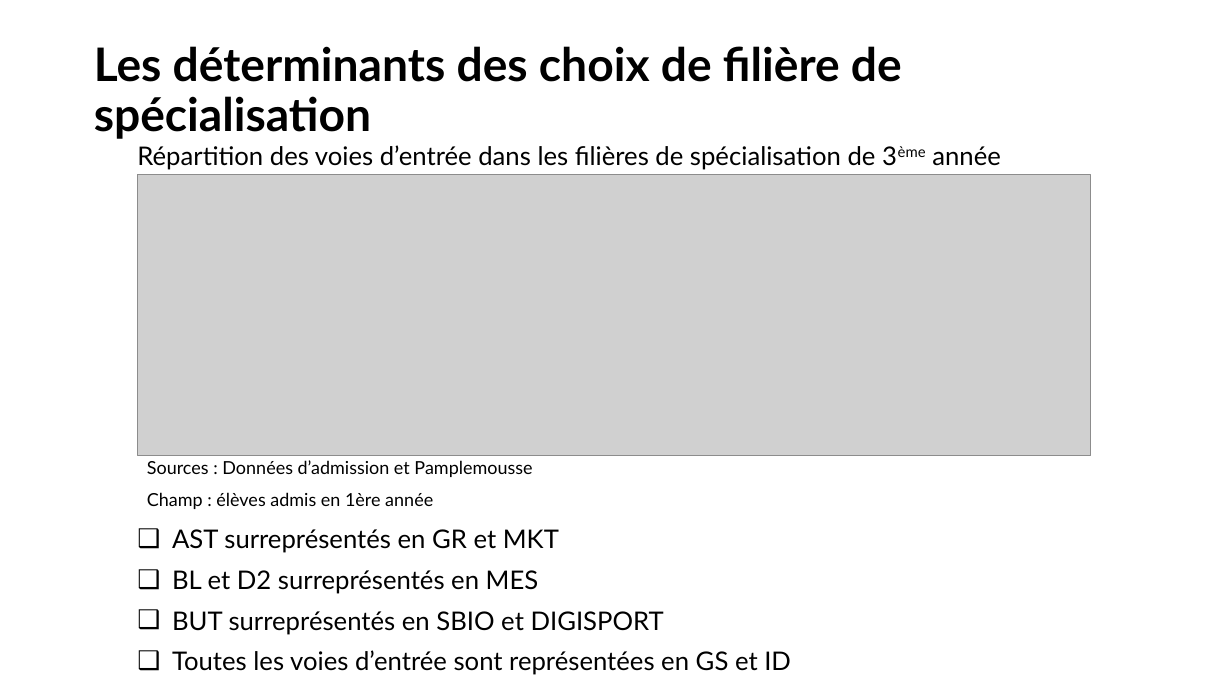
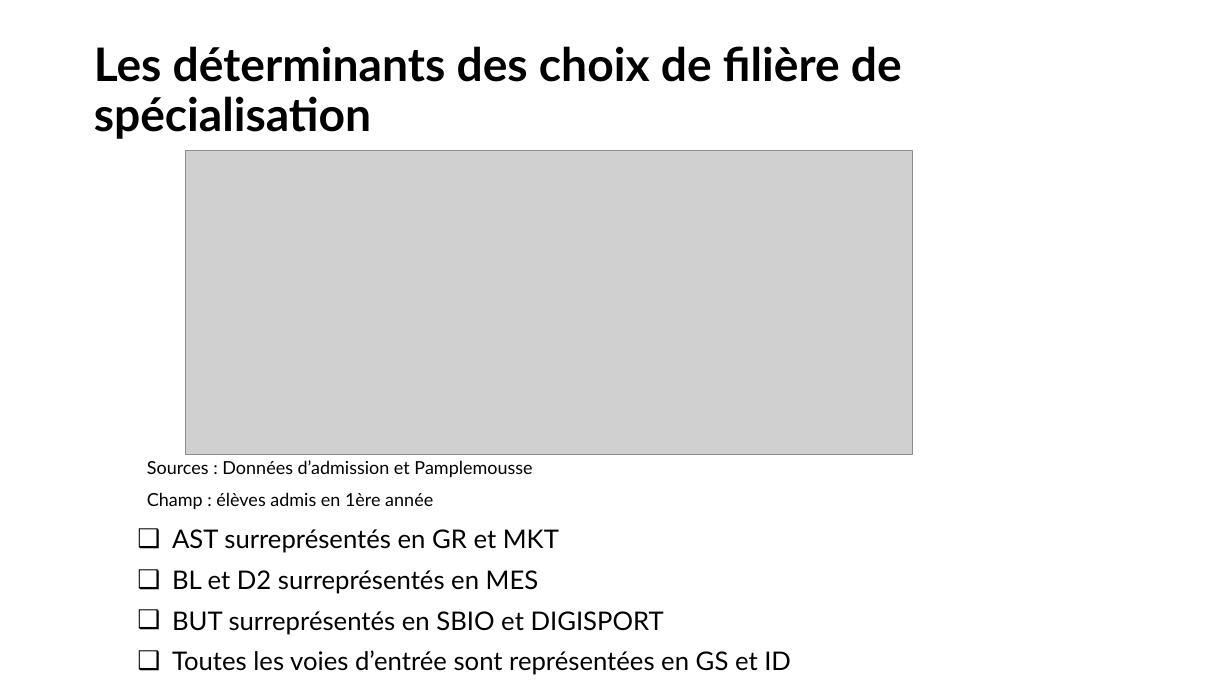
Before and after one commit to chlesieur/analyse_bdd_eleves_ensai, a slide deck: slide 18 of presentation/Presentation_trajectoires_etudiants_ENSAI.pptx (slide 13 before the commit). Drawn at 1232x693 pixels with LibreOffice and Linux fonts; fonts in the diff are those of the drawing; grey boxes stand for pictures; background and template pictures are left out. Boxes give left, top, right and bottom in pixels: in the first picture for what was removed or moved away, otherwise in the second. Text is boxed around its words. In the diff, an @@ line names an element or a change of style, - is before the commit and + after.

```diff
--- a/presentation/Presentation_trajectoires_etudiants_ENSAI.pptx
+++ b/presentation/Presentation_trajectoires_etudiants_ENSAI.pptx
@@ text removed at (137, 145, 1001, 170) @@
-Répartition des voies d’entrée dans les filières de spécialisation de 3ème année
@@ picture: place and size @@
-picture at (138, 175, 1091, 456)
+picture at (186, 151, 913, 455)
```
Also in this commit, not shown: 8 other slides changed, 6 slides added, 9 other files.
